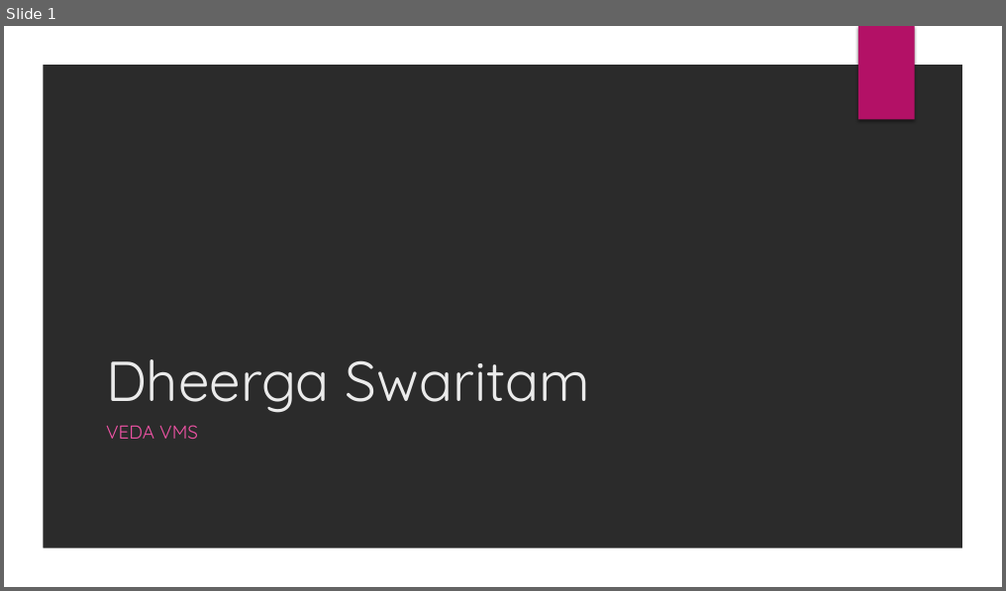
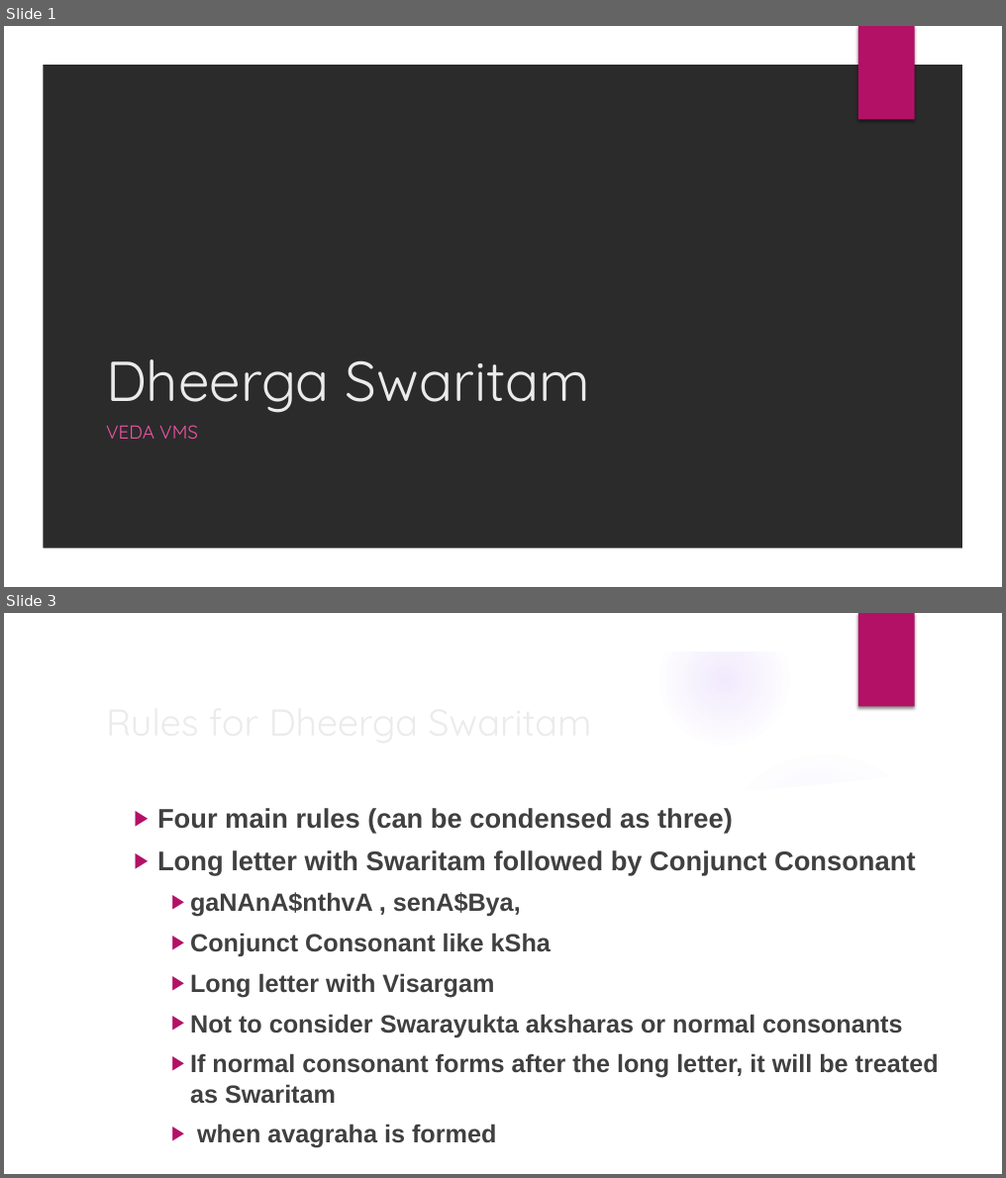
Before and after one commit to KYVeda/texts, a slide deck: Veda Lectures/Dheerga Swaritam.pptx. Shown one above the other, each under a label of ours: slide 1 before the commit, slides 1 and 3 after it; the slides between them are not shown. The pictures are 1006x591 and 1006x1178 pixels, drawn with LibreOffice and Linux fonts; fonts in the diff are those of the drawing; background and template pictures are left out; a plain dark background stands for a picture behind light text. Boxes give left, top, right and bottom in pixels: in the first picture for what was removed or moved away, otherwise in the second. Text is boxed around its words. In the diff, an @@ line names an element or a change of style, - is before the commit and + after.

```diff
--- a/Veda Lectures/Dheerga Swaritam.pptx
+++ b/Veda Lectures/Dheerga Swaritam.pptx
@@ slide 3 added at [4,613,1002,1174], background picture (left out); not listed: 2 template elements that a slide beside it also shows @@
@@ group added at [4,614,971,1174]: 5 ellipses, 2 freeform shapes @@
@@ text added at [157,808,939,1149], 24 pt, text #404040, bold @@
+  ▶ Four main rules (can be condensed as three)
+  ▶ Long letter with Swaritam followed by Conjunct Consonant
+    ▶ gaNAnA$nthvA , senA$Bya,
+    ▶ Conjunct Consonant like kSha
+    ▶ Long letter with Visargam
+    ▶ Not to consider Swarayukta aksharas or normal consonants
+    ▶ If normal consonant forms after the long letter, it will be treated as Swaritam
+    ▶ when avagraha is formed
@@ title added at [296,808,486,871], 36 pt, text #EBEBEB @@
+Rules for Dheerga Swaritam
```
Also in this commit, not shown: 6 other slides added, 1 slide removed, 5 other files.
